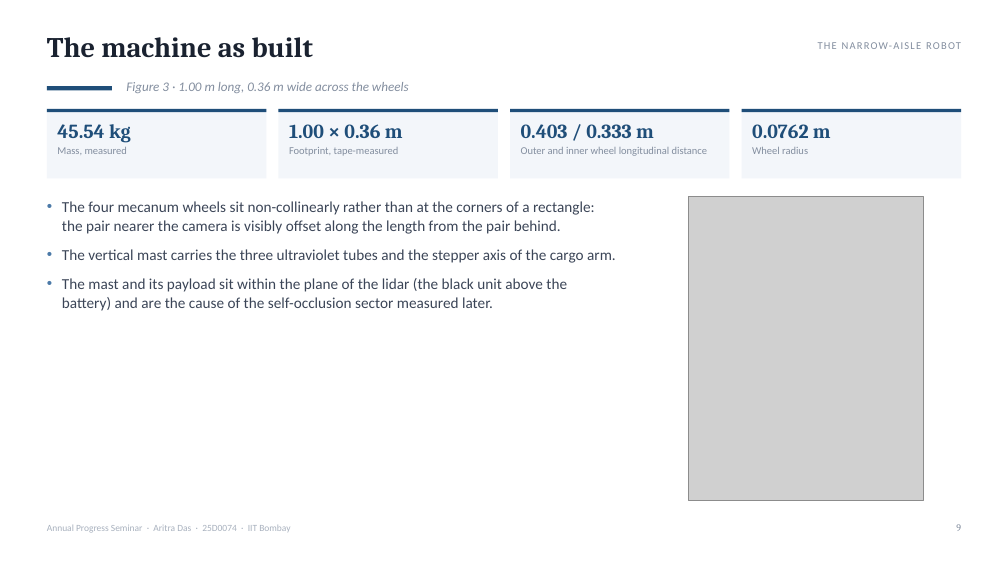
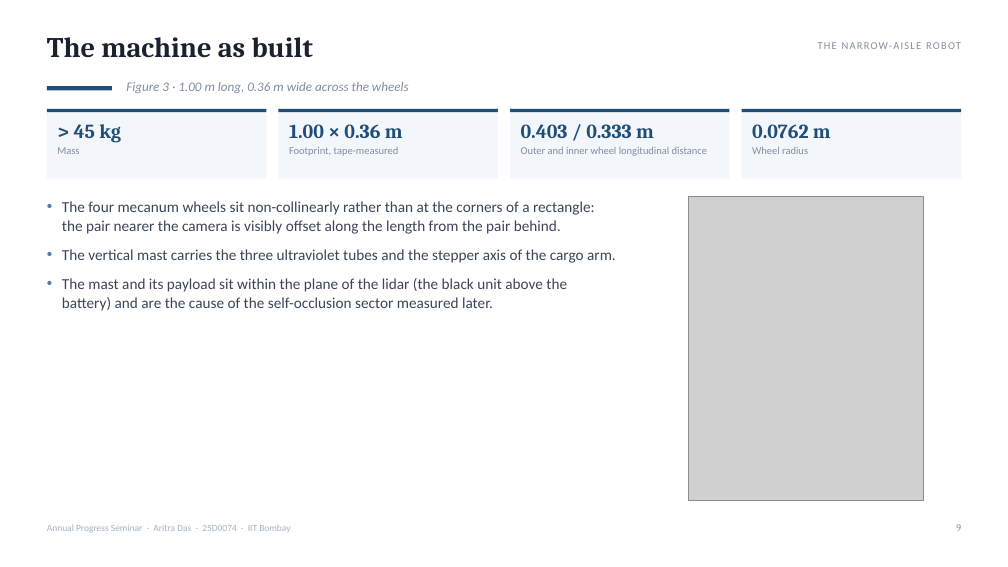
Before and after one commit to AritraD11/NarrowAisleBot, a slide deck: slide 9 of docs/aps_report/seminar_final/NarrowAisleBot_APS_Seminar.pptx. Drawn at 1008x567 pixels with LibreOffice and Linux fonts; fonts in the diff are those of the drawing; grey boxes stand for pictures. Boxes give left, top, right and bottom in pixels: in the first picture for what was removed or moved away, otherwise in the second. Text is boxed around its words. In the diff, an @@ line names an element or a change of style, - is before the commit and + after.

```diff
--- a/docs/aps_report/seminar_final/NarrowAisleBot_APS_Seminar.pptx
+++ b/docs/aps_report/seminar_final/NarrowAisleBot_APS_Seminar.pptx
@@ text at [57,124,121,154]: text changed; size 10 to 19 pt; font Calibri to Cambria; text colour #838E9F to #1F4E79; bold on @@
-45.54 kg
-Mass, measured
+> 45 kg
+Mass
```
Also in this commit, not shown: 1 other slide changed, 1 other file.
